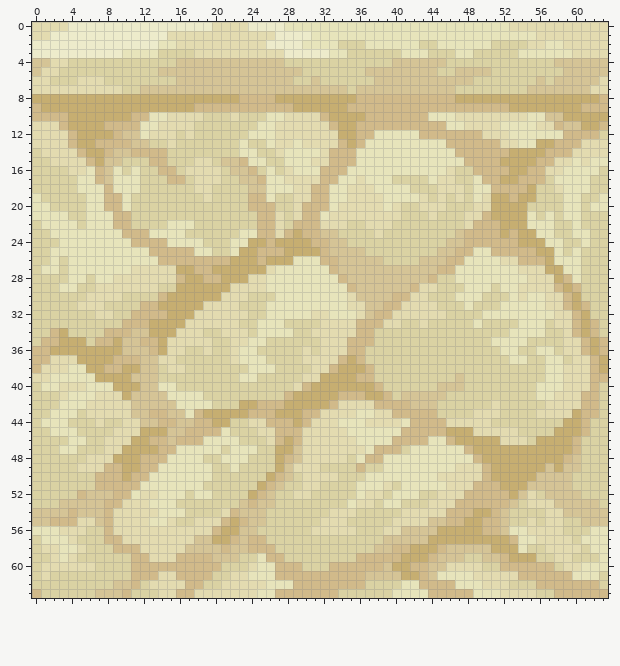
File history of a pixel-art sprite, textures/blocks/sandstone_normal.png. The first picture shows the starting point.
The file is 64x64 pixels.
Now the later version:
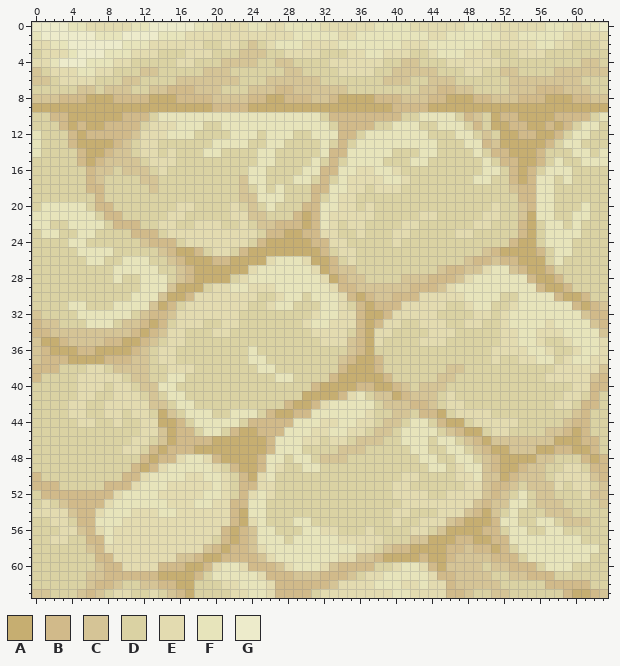
Palette (. is transparent): A #c6ae71  B #d1ba8a  C #d5c496  D #dad2a3  E #e3dbb0  F #e7e4bb  G #edebcb
Change:
Changed rows in their new state; - is an unchanged pixel.
first column x 0:
 0 GGGGFFEEEEEFF-----FF----FFEE----EEEEEE----EEEEEE---EE----FFF-FFG
 1 FG-----FFF----FFF----------EEFF---EE--------EE------EE--FFF-----
 2 EEFF------FFFEEE---DD--DCDEFFFEEEEFFF----EEEF-----EEEEE-F-E-DDD-
 3 DEEEF---FF-EEE---E--DDDCCCDDEEEEDDDEEFFEEEDDEFF-EEE---EEEDDDDDDD
 4 EEFGGGFFFEE-----EEDDD----DD-C----EEEEEE-D--DDDEEEEEE------DDD--D
 5 -D-EEFFEE---CCDDDDD---DDDDDD------EEEEDD-------DEED-CC----C-----
 6 CC-EE--D--CC-----------DDD---CC-------D---DD---DD----CCC-C---DDD
 7 DDDDDCCDCCC-D--BBB---DDD---BB-------DDDDDDD--BBCC----CC-BBB---DD
 8 CCCBBB---BBBB---BBBBCCCC--A-BBBCCB--AA---CCC--A--BBCCCBBB---BBCC
 9 A-----------------AA----AAAAA------AAAAA----AAAAAAAAA--------AAA
10 DD--------B--D-FFFFFFFFFFF--FFFFDBBBB----DDF---DBCDABBAAAABBBBDF
11 DDD--B------DE--FFF--FFFF--FFFFFFDBB--DDFFFDDF--DBDAABBAABABDFFD
12 FDDD--BBB-B-E--FFF----FF-D-FFDDFFFBBDF-----FDDDFFDCDAABBAABDFFD-
13 FDDD---AA-CDEE-D----FFF----FDDDDFD-DF--------DDDFF-CAAAA-BDFFDDD
14 FDDDD------DEEDE---FF--DDFFDDDDDF--F----DDD--DDDDFD-----BDDDFFDF
15 --DDDBAB--CC-EEE--DD-DDDD-F-DDDFD-DF---DDD--DDDDDDFDBB---DFDDF--
16 ----DDBC-DCCC-ED-DDDD-DDFFD-DD----F-EE--EDDDDDD--DFFDB--DFF-DDD-
17 -----DBCDDDDCC-DD-DDD---FFDDDFFD-D-E-EE-FE--DDD---FDDBA-FFD-DD--
18 -----DBBDDDD-C----DD---CDFD-DDD------DEEED---DDD-DDDDC-BFFDDDD--
19 D-----DBDDD--------D---CCF-F-DD-D-E-DDDDDDDD-D-D-DDDDDBBFF-DD--D
20 D-FFFFDB-DD-----EE----E-CDF--D--F---D-DDD--DDD---DDEDDCBFF-DDFDD
21 ----FF-DB-D----EE-----EECCDD-BA-------DDD--E----DDEEDDCAF--D-F--
22 F-DD-F--D--B--EEDDEEE--E-CCBB-A-F-DEEDDD-EE-----DEEDDDBAD-F-----
23 -F-DD--DDDD--BDEEEEEEEEEED-BA---EE--E-D-EE-----EEDDDDDB-D-FF-D--
24 ---D--DDDDDDC--BDEEEEEEEDBA------EE-----E-----DDDDDDD---D--F-D--
25 --DDD----DDDDDC-AABDEEDB-AAA-----DEED--------DDDDDC-AAAABD-FD---
26 --D-DD--DD---DDC-AAA-----AEFF-EAA-DEDDD----DDDDDCBBCBBAAAD-DD---
27 -DD-DDDDD--FFFDDCBAA----EFF----EA---DDDDDDDDDC-BCCE--CBAABDDD---
28 ----DD-DDFDDFFFDCB-AA-DEFF------EA---DDDD----BBCE------BAABDD---
29 ---DD--DDDDDFFFC---DEEFF--E------EB--------BBCEF---F--FFBAABD---
30 ------DDDD-FFFC--BEEE---E--E--D---EBAB----B-EEEE--FF-DF--FBA-B--
31 ----FFDD-FFFFC-BDEE----E--E--DDD--EDBAB------E--EFF-DE---FFFBABC
32 C----FFFFFFDC--CEE-----D--DDDDD-F-EEBAA------D---EEDE-----FFFCBB
33 BCC---FFF-CC--BDE--DD----DDD--EFF----A------EE--EE--EF---EFFFFCB
34 BBCCCCCCCCCBABCE-DD-E-DD-DDDD------D-AEE----EEE-----EE--EEEFFFFC
35 CAABCCCC-BAA-CD--DDD--DDDD---------C-AE----EEE-----DEE-FE---FFFE
36 C----BB---AB-DE-D--D--DD------D-DDDC-A-------------EEEEF-E-D-FFE
37 C-BBA---B--C-D--------DD------DDDDCBAAB------------E-DEEF-DEFFEE
38 -BBDDDEEDCCC-D---E------D------DDDB--AB-------CC---------DE---EC
39 BDDDDEEEEED--D-FF------DD--FF-DDDB--AAAB-----CCD---------EE---C-
40 -DDDD-EEDEED-----------------DDB----BBAABC-CC-DD--------DDDD---B
41 ---DDEEDD-EED-D--DD---------DD-----EFDCCAB---DE---------DDD--D--
42 ---DEEDD---EE--D--DD---DDDDDB--BEFFFFFDCCCBB--EE---D-----D--D---
43 --DDEEDD--DEEDA-D-FFDDFFFD---B-FFFFF-EDDCCD--A-EE--D----DDDDC-D-
44 -DDD-EED-EDDEEAABDFFFFF-BB---FFF----E-DCCDFFD-AAD--EEE-----CB---
45 --DDD----DDDEECAB-DFFDBAABB-FFF--FFEEDCCDFFFFDCB-AD--D---CCB----
46 ----DD--DDDEEDCA---BAAAAAABFFF--D--DCCCDDFFFD-FDCB-CCCCCCC--ABB-
47 ---DD---DDEEDBA-BBAAAAAAAABFFFDDDDCCCDDDD---DD--DCB--CCC--BBAAB-
48 ------DDDDDD-A-BE--EBAAAABFFDFFDCCC-DDDDDDD--DD--DCB----CCDDDBAB
49 -----DDDDDDBA-E-----E-BAABFEDDFF----D--DDDDD--D-FFCB--BCCDDEE-BB
50 B------DDDB-E----EE-FE-BAEFDD-DDDD---DDDDEEDDDD--FCC-BCC-DEEEECB
51 BBB----D---E---EEEEEFE-BBEED--DD----DDDDEEDDDDDD-EC-BCD---EDEE-C
52 -BBBB-BBBEF-FFEEEEE-FE-BEFE--DD-----DDD-EEEE-D--EEC-CDFDC-DDDECC
53 -E--BBBBEFFFF--EEEFFEEBBFFD--------DDD-DDEEE---EEC-CCFFDCC-DDDDC
54 EEEECBBEFFF-----EEEEE--AFF-------DDD----E-DDD-EECB-CDF---CC-DDDD
55 DDEEDBBFFF---EE-EE---EBAEF---FF-DDD------DD-EEC---A-FF-DFFDCC-DD
56 DDD--CBEF-----------EB-B-FF---FF--DD-E-DDDEEDC------D--DDFF---DD
57 -DEED-BBFE--------EEDBABCFFF-FFFFFEEEEEDDD-----BB--BBF--FFFFFDDD
58 -DDDDDCBEEEE-----EE-BABBCEFFFFFFFFFFEED------ABB-BB-BD-FFFFFFF-D
59 --DDD--BBEEEE---CC-AABBBBCEFFFFFFFEECC-AA--BAAB-CC-B-BDFFFFFFF-D
60 -DDDDDDCBBEEEE---AA-EFFEBBBCEFFFEC----DDEFFEBACCCC-CC---DFFFDDDD
61 -D----CCBBB---AAAA-DFFFF-EB--CCC---CDEEFFFFFEBBCCCCDDCC---DDDDD-
62 ------CBB-DDCCBBAAD----FFFEBB----CEEEEFFFEEFEE-CCCCCD---D-----D-
63 CC---CB-DEE--EDC-ADDDD--F-E----DEEEEEEEE--EEEE--CDDCCDDD--D-AA-C
Boxes around the changes in both pictures, in picture pixels (x1, y1, x2, y2):
changed: (32, 22, 608, 598)
